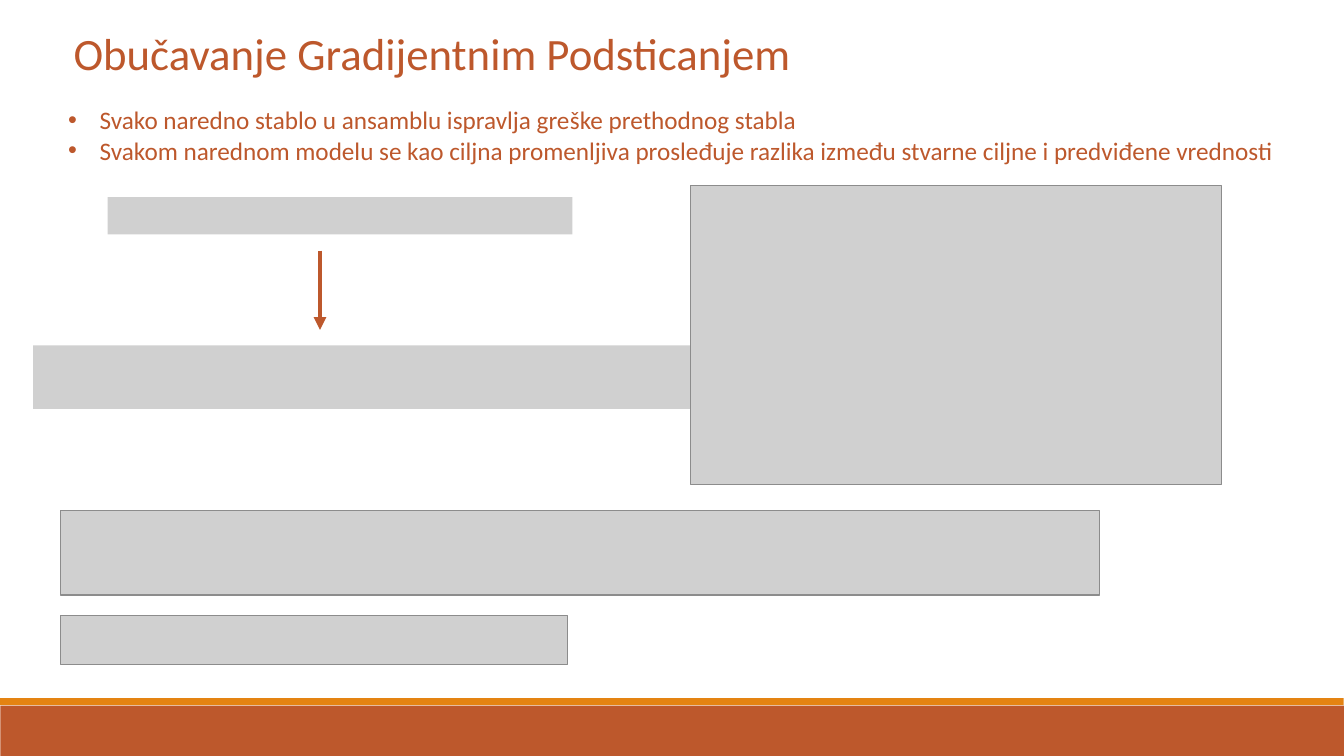
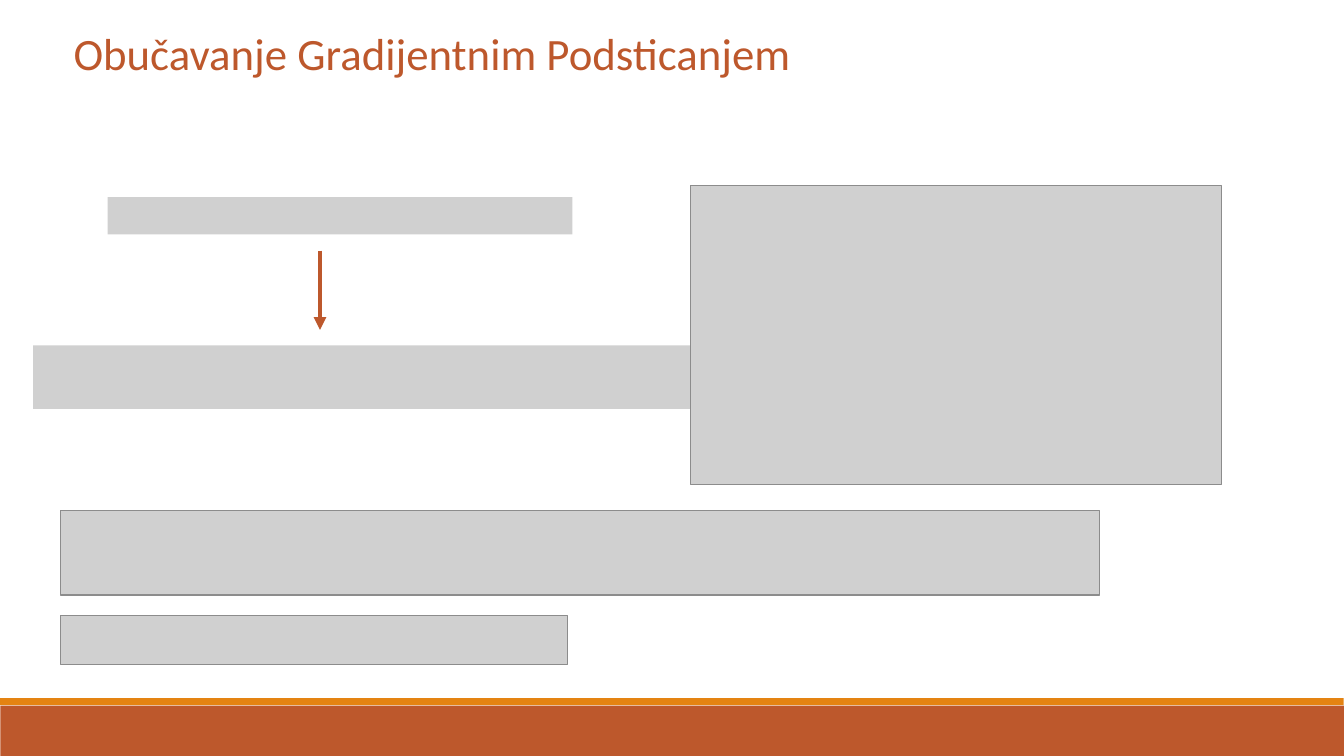
Before and after one commit to Toma1997/Credit-Risk-Prediction-in-Distribution-Network, a slide deck: slide 10 of docs/Prezentacija diplomskog rada.pptx. Drawn at 1344x756 pixels with LibreOffice and Linux fonts; fonts in the diff are those of the drawing; grey boxes stand for pictures. Boxes give left, top, right and bottom in pixels: in the first picture for what was removed or moved away, otherwise in the second. Text is boxed around its words. In the diff, an @@ line names an element or a change of style, - is before the commit and + after.

```diff
--- a/docs/Prezentacija diplomskog rada.pptx
+++ b/docs/Prezentacija diplomskog rada.pptx
@@ text removed at (x1=100, y1=111, x2=1272, y2=165) @@
-• Svako naredno stablo u ansamblu ispravlja greške prethodnog stabla
-• Svakom narednom modelu se kao ciljna promenljiva prosleđuje razlika između stvarne ciljne i predviđene vrednosti
```
Also in this commit, not shown: 4 other slides changed.
